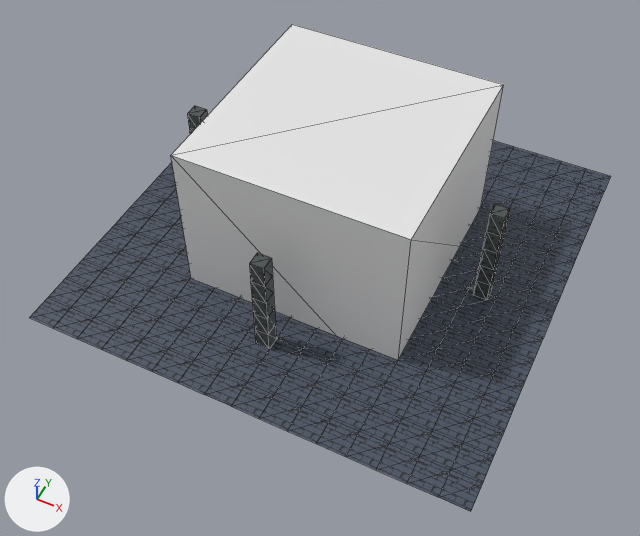
A saved change to the glTF model examples/cubelighting/cubeLighting.gltf.
Before and after are seen from a 50 mm lens placed at (9.3, -19.6, 23.5), pointed at (-0.1, -0.8, 0.0). The lights are fixed; the arrows at lower left show +X, +Y and +Z. Mesh edges are drawn as thin lines. Where no turn or scale is listed for an object, it has been applied to the vertices.

The scene before the commit, as lines of its bpy script (objects in view):
```python
me_cube_001 = bpy.data.meshes.new('Cube.001')
me_cube_001.from_pydata(...)  # a box spanning x -4.0..4.0, y -4.0..4.0, z -4.0..4.0
me_cube_002 = bpy.data.meshes.new('Cube.002')
me_cube_002.from_pydata(...)  # 24 vertices, 44 faces; spans x -1.0..1.0, y -1.0..1.0, z -8.0..8.0
me_cube_002.materials.append(mat_groundtile)  # picture img_groundtile
me_plane = bpy.data.meshes.new('Plane')
me_plane.from_pydata(...)  # 289 vertices, 512 faces; spans x -8.0..8.0, y -8.0..8.0, z 0.0
me_plane.materials.append(mat_brick)  # picture img_bricktile
ob_cube_006 = bpy.data.objects.new('Cube.006', me_cube_002)
ob_cube_006.location = (5.41, 0.98, 1.66)
ob_cube_006.scale = (0.25, 0.25, 0.25)
ob_cubelightvolume = bpy.data.objects.new('CubeLightVolume', me_cube_001)
ob_cubelightvolume.location = (-0.09, 0.98, 1.41)
ob_plane = bpy.data.objects.new('Plane', me_plane)
ob_plane.location = (-0.09, 0.98, -0.34)
# also in view: 'Cube.007' at (-0.3, -4.3, 1.7)
```
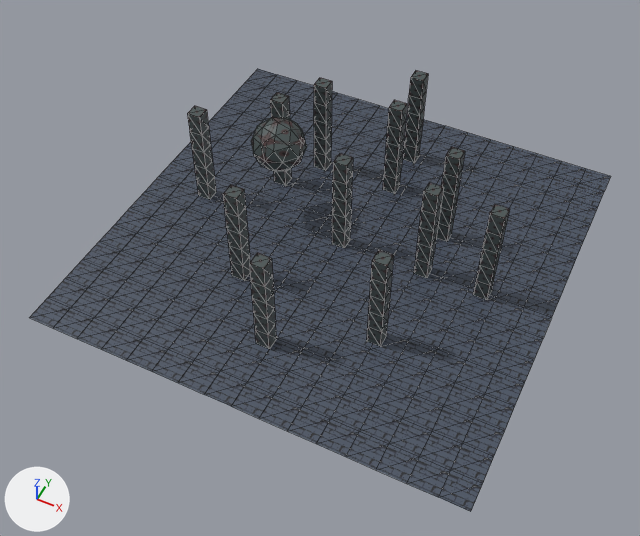
Diff of the bpy script that builds the scene:
```diff
--- a/examples/cubelighting/cubeLighting.gltf.py
+++ b/examples/cubelighting/cubeLighting.gltf.py
@@ ob_cubelightvolume @@
-ob_cubelightvolume = bpy.data.objects.new('CubeLightVolume', me_cube_001)
-ob_cubelightvolume.location = (-0.09, 0.98, 1.41)
```

Boxes (x1, y1, x2, y2) around the edits, measured in the pictures (640 x 536 px):
'CubeLightVolume', deleted
    before: (171, 24, 504, 360)
'Icosphere', unchanged, uncovered by the edit
    after: (251, 117, 307, 171)
'Cube.018', unchanged, uncovered by the edit
    after: (223, 185, 250, 280)
'Cube.001', unchanged, uncovered by the edit
    after: (367, 250, 394, 346)
'Cube.014', unchanged, uncovered by the edit
    before: (187, 106, 207, 134)
    after: (187, 106, 216, 200)
